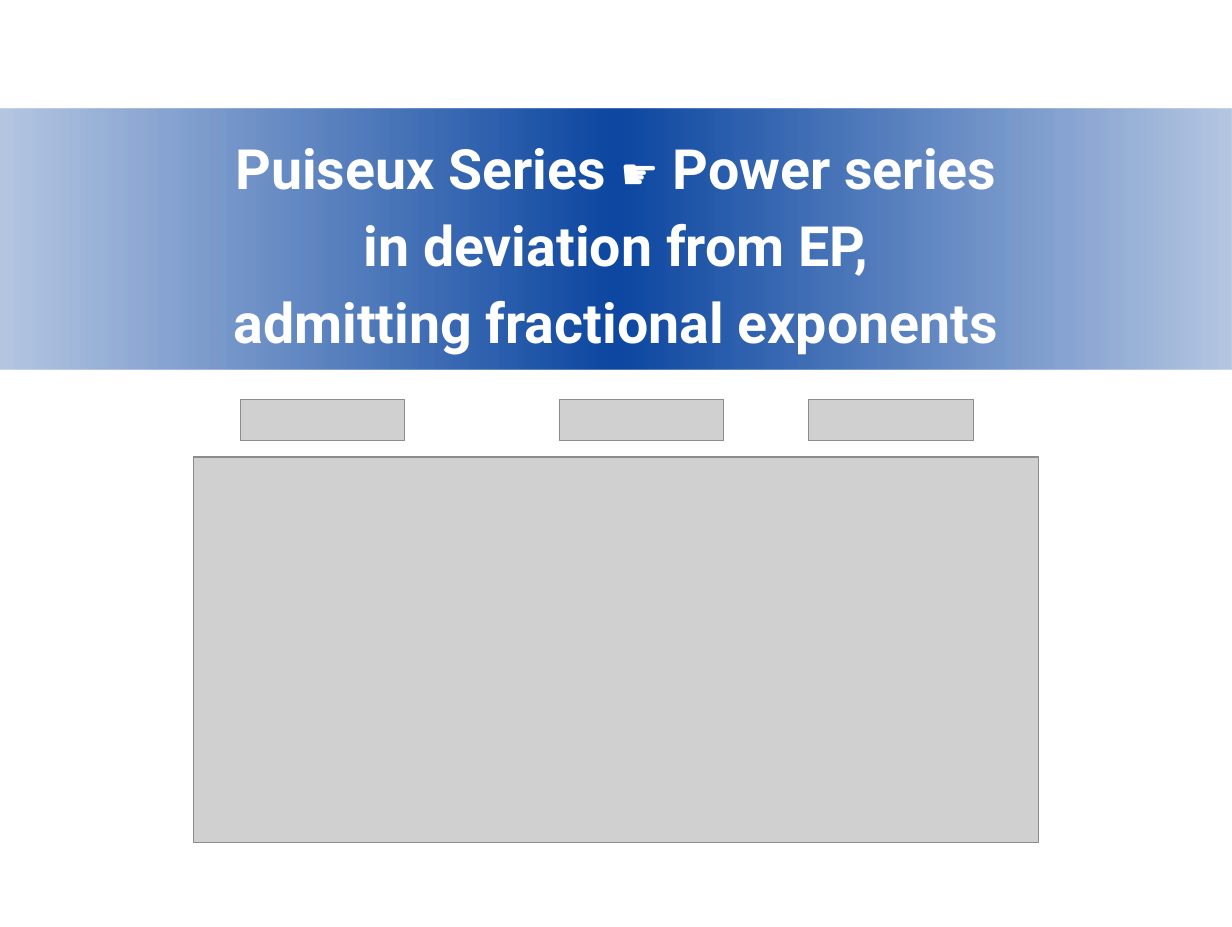
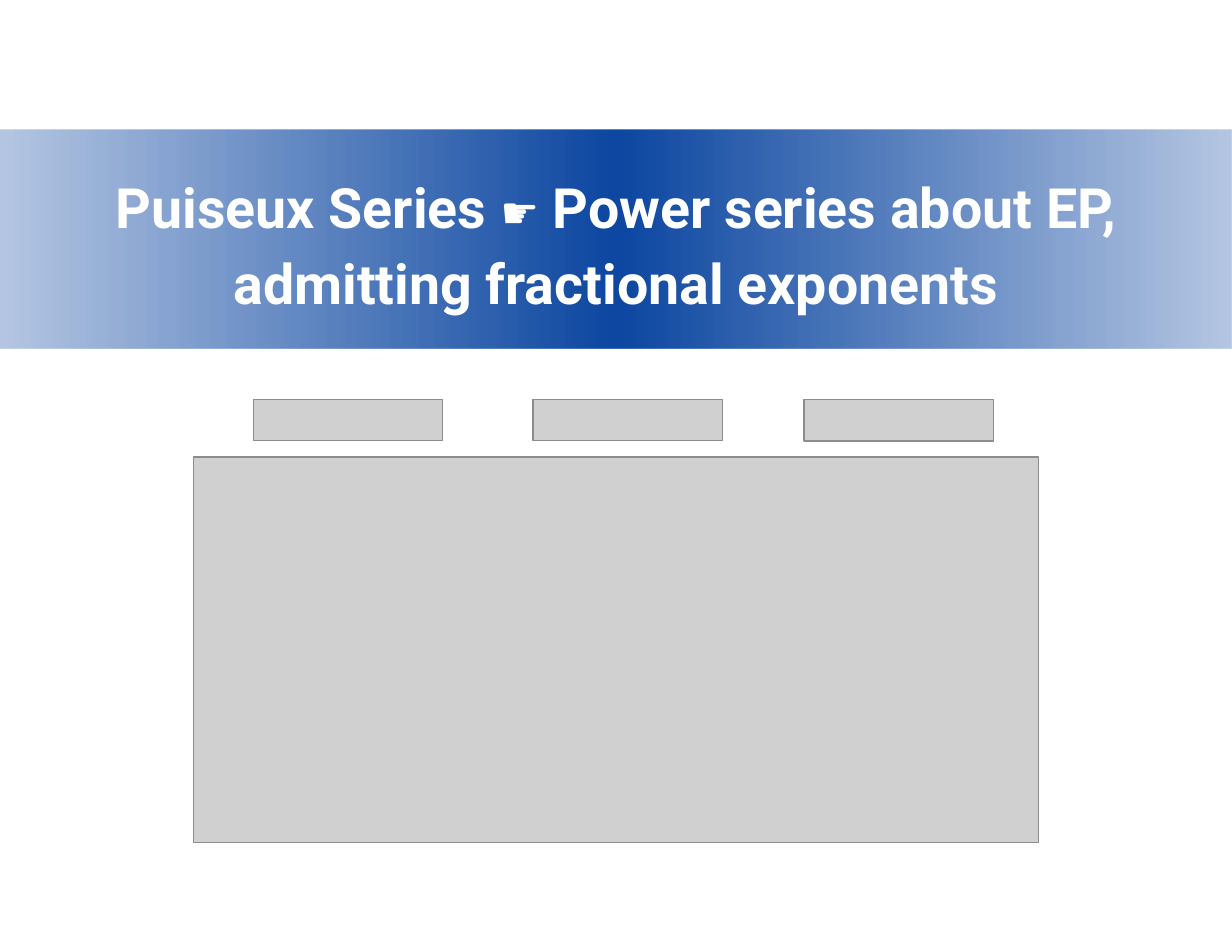
Before and after one commit to ipsita84/Puiseux-series, a slide deck: slide 25 of NH-2026.odp. Drawn at 1232x927 pixels with LibreOffice and Linux fonts; fonts in the diff are those of the drawing; grey boxes stand for pictures; background and template pictures are left out. Boxes give left, top, right and bottom in pixels: in the first picture for what was removed or moved away, otherwise in the second. Text is boxed around its words. In the diff, an @@ line names an element or a change of style, - is before the commit and + after.

```diff
--- a/NH-2026.odp
+++ b/NH-2026.odp
@@ title "Puiseux Series ☛ Power series ...": place and size @@
-title "Puiseux Series ☛ Power series ..." at box(0, 109, 1232, 370)
+title "Puiseux Series ☛ Power series ..." at box(0, 130, 1232, 349)
@@ title at box(116, 186, 1116, 318): text changed @@
-Puiseux Series ☛ Power series
-in deviation from EP,
-admitting fractional exponents
+Puiseux Series ☛ Power series about EP,
+admitting fractional exponents
@@ picture: place and size @@
-picture at box(240, 400, 404, 442)
+picture at box(253, 400, 442, 442)
@@ picture: place and size @@
-picture at box(559, 400, 724, 442)
+picture at box(533, 400, 721, 442)
@@ picture: place and size @@
-picture at box(808, 400, 973, 442)
+picture at box(804, 400, 993, 442)
```
Also in this commit, not shown: 8 other slides changed, 1 slide removed, 1 other file.
